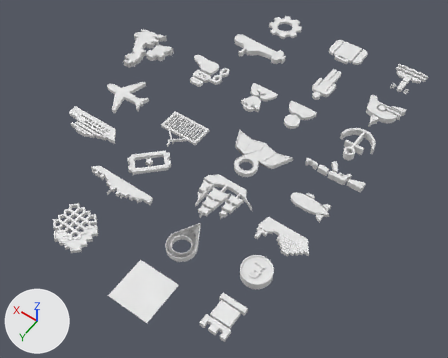
The FBX model URP-UnpathdExplore/Assets/Models/All Models.fbx, before and after one commit.
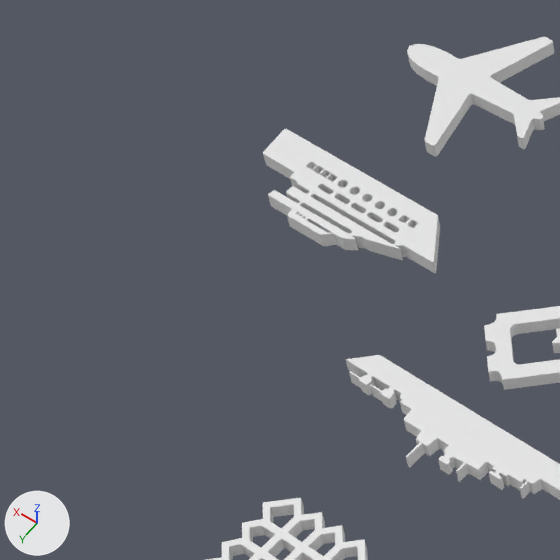
Each version is shown whole from a camera (50 mm lens) standing at (-7.84, 19.21, 28.19) and looking at (5.75, 0.19, -1.7), then close up on the part from 0% to 33% of the width and 20% to 61% of the height. The axes (+X, +Y, +Z) are drawn at lower left. The lights are the same throughout. Where no turn or scale is listed for an object, it has been applied to the vertices.

The first close-up shows 'Material', 'Passanger Ship', 'Plane', 'Ticket', 'Warship'.
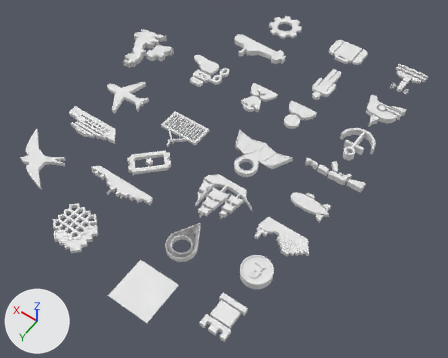
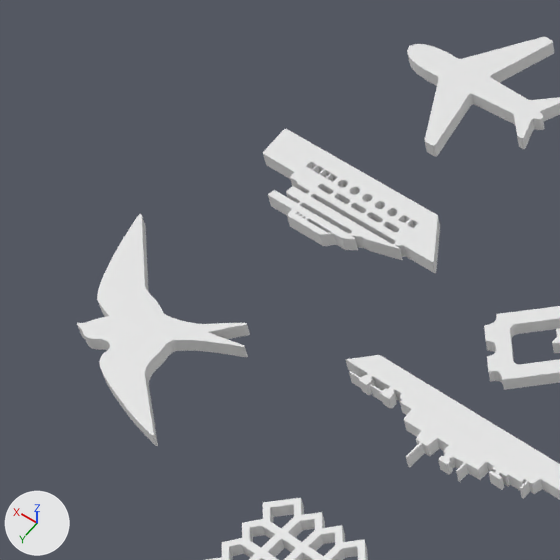
Where the newer file only moved an object's origin or applied its transform, the numbers keep the older frame.

What differs and where, as boxes [x1, y1, x2, y2] in the close-ups (560 x 560 px):
```json
{"object": "Bird", "change": "added", "after": [77, 214, 250, 446]}
```

Scene script edits in JSON lines:
```json
{"op": "add", "block": "me_mesh_026", "code": ["me_mesh_026 = bpy.data.meshes.new('Mesh.026')", "me_mesh_026.from_pydata(...)  # 372 vertices, 740 faces; spans x -1.72..1.72, y -1.53..1.53, z -0.13..0.13"]}
{"op": "add", "block": "ob_bird", "code": ["ob_bird = bpy.data.objects.new('Bird', me_mesh_026)", "ob_bird.location = (14.69, 6.39, 0.11)"]}
```
